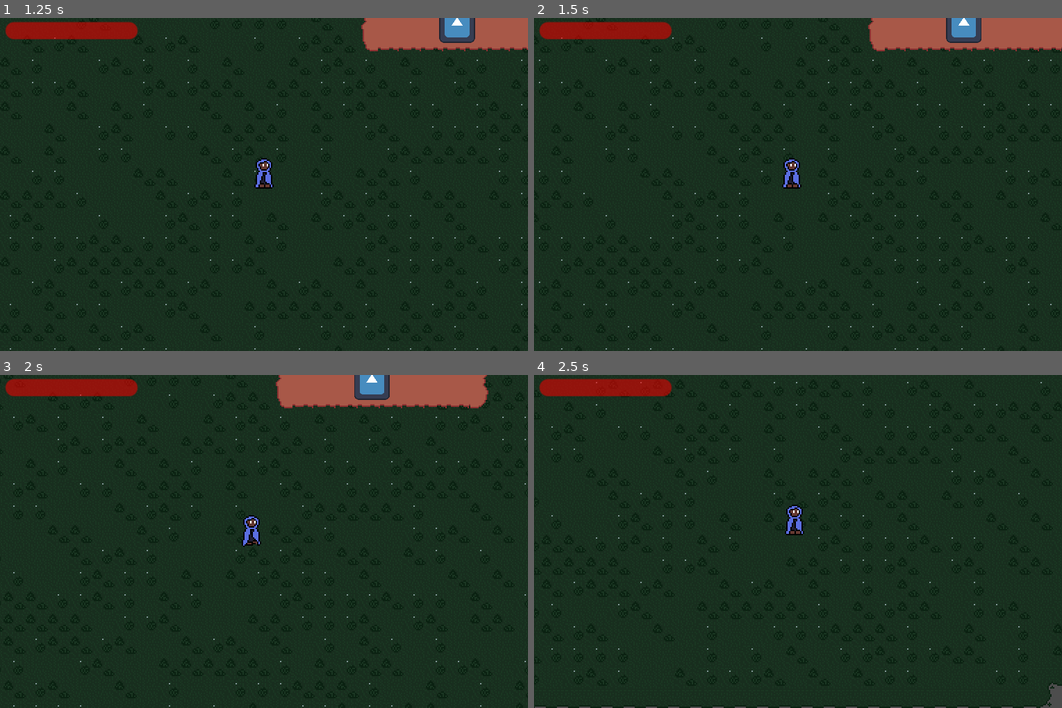
Above: before the commit, frames 1-4 (two rows, left to right).
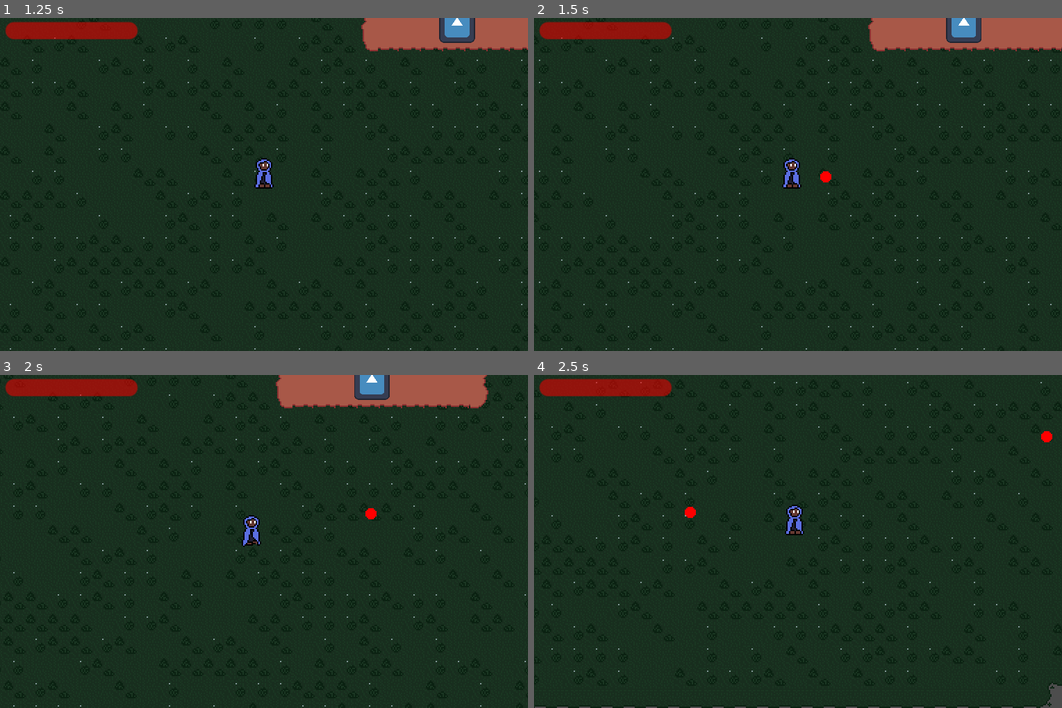
Above: after the commit, the same moments.

Repository: quellus/Mycoflora
Game: Godot game, scene res://scenes/main.tscn
Two runs of this game, one before a commit and one after it. Both use one fixed random seed, a clock stepped at 60 frames per second and the inputs below. The engine's default icon, where the game draws it, is replaced by a stand-in: a white triangle on a blue panel in a dark square.
Inputs (mouse positions are in pixels of both pictures, inside the frame that each line leads up to):
- Up to frame 1 (1.25 s): click "Play" at 0.5 s
- Up to frame 2 (1.5 s): tap Enter at 1.25 s; move the mouse to (914, 167) at 1.27 s; press the mouse at (914, 167) at 1.28 s; hold D (right) from 1.28 s (still down)
- Up to frame 3 (2 s): keep holding D (right)
- Up to frame 4 (2.5 s): move the mouse to (692, 558) at 2.02 s; release D (right) at 2.03 s; release the mouse at (692, 558) at 2.03 s; hold S (down) from 2.03 s (still down); click (692, 558) at 2.1 s

Frame 1 is identical in both runs. In frame 2, less than 0.1% of the frame differs, in the area x 54-57%, y 46-50%; in frame 3, less than 0.1%; in frame 4, 0.1%, in the area x 28-99%, y 16-43%.

Commit message:
Got fireballs working!

Diff:
--- a/scenes/fireball.gd
+++ /dev/null
@@ -1,17 +0,0 @@
-class_name Projectile extends CharacterBody2D
-
-const FIREBALL_SCENE = preload("res://scenes/fireball.tscn")
-
-var movement_direction: Vector2
-var movement_speed: float = 100
-
-static func new_projectile(new_movement_direction: Vector2, new_movement_speed: float, damage: float) -> Projectile:
-	var fireball_instance = FIREBALL_SCENE.instantiate()
-	fireball_instance.movement_speed = new_movement_speed
-	fireball_instance.movement_direction = new_movement_direction
-	#fireball_instance.hurt_box.damage = damage
-	return fireball_instance
-
-func _physics_process(delta):
-	velocity = movement_direction * movement_speed
-	move_and_slide()
--- a/scenes/fireball.tscn
+++ b/scenes/fireball.tscn
@@ -1,17 +1,30 @@
-[gd_scene load_steps=4 format=3 uid="uid://3eb6gibj5wnb"]
+[gd_scene load_steps=6 format=3 uid="uid://dwek3c8ak2v5r"]
 
 [ext_resource type="Texture2D" uid="uid://cffya47l0gqu7" path="res://assets/fireball.png" id="1_725db"]
-[ext_resource type="Script" path="res://scenes/fireball.gd" id="1_cnwj1"]
+[ext_resource type="Script" path="res://scripts/fireball.gd" id="1_q1l34"]
+[ext_resource type="Script" path="res://scripts/HurtBox.gd" id="3_8u471"]
 
 [sub_resource type="CircleShape2D" id="CircleShape2D_x8fnv"]
 radius = 4.0
 
+[sub_resource type="CircleShape2D" id="CircleShape2D_m4gf6"]
+radius = 7.0
+
 [node name="Fireball" type="CharacterBody2D"]
 z_index = 1
-script = ExtResource("1_cnwj1")
+collision_layer = 2
+collision_mask = 2
+script = ExtResource("1_q1l34")
 
 [node name="CollisionShape2D" type="CollisionShape2D" parent="."]
 shape = SubResource("CircleShape2D_x8fnv")
 
 [node name="Sprite2D" type="Sprite2D" parent="."]
 texture = ExtResource("1_725db")
+
+[node name="HurtBox" type="Area2D" parent="."]
+script = ExtResource("3_8u471")
+entity = "Player"
+
+[node name="CollisionShape2D" type="CollisionShape2D" parent="HurtBox"]
+shape = SubResource("CircleShape2D_m4gf6")
--- a/scenes/main.tscn
+++ b/scenes/main.tscn
@@ -1,6 +1,6 @@
 [gd_scene load_steps=2 format=3 uid="uid://b80u8k358oc5c"]
 
-[ext_resource type="Script" path="res://scenes/main.gd" id="1_uaw4h"]
+[ext_resource type="Script" path="res://scripts/main.gd" id="1_uaw4h"]
 
 [node name="Main" type="Control"]
 layout_mode = 3
--- a/scripts/Player.gd
+++ b/scripts/Player.gd
@@ -60,7 +60,7 @@
 
 
 func _on_hurt_detector_area_entered(area):
-	if area is HurtBox and !is_ancestor_of(area):
+	if area is HurtBox and !is_ancestor_of(area) and area.entity != "Player":
 		take_damage(area.global_position)
 
 
--- /dev/null
+++ b/scripts/fireball.gd
@@ -0,0 +1,14 @@
+class_name Projectile extends CharacterBody2D
+
+var movement_direction: Vector2 = Vector2.UP
+var movement_speed: float = 200
+var damage = 5
+
+
+func _ready():
+	$HurtBox.damage = damage
+
+
+func _physics_process(delta):
+	velocity = movement_direction * movement_speed
+	move_and_collide(velocity * delta)
--- a/scripts/weapon.gd
+++ b/scripts/weapon.gd
@@ -1,17 +1,19 @@
 extends Node2D
 
 @onready var swing_timer: Timer = $SwingTimer
+@onready var hurt_box: HurtBox = $HurtBox
 @onready var collision_shape = $HurtBox/CollisionPolygon2D
+
+var fireball_scene: PackedScene = preload("res://scenes/fireball.tscn")
 
 const SWING_SPEED = 0.2
 const ATTACK_SPEED = 0.3
 
 var magic_mode = true
-
 var can_attack = true
 
 func _ready():
-	visible = false
+	hurt_box.visible = false
 	collision_shape.disabled = true
 
 func attack(controller: bool):
@@ -24,16 +26,20 @@
 			direction = global_position.direction_to(get_global_mouse_position())
 			rotation = direction.angle()
 		if magic_mode:
-			var fireball = Projectile.new_projectile(direction, 150, 2)
+			print("spawning fireball")
+			var fireball: Projectile = fireball_scene.instantiate()
+			fireball.movement_direction = direction
+			fireball.movement_speed = 200
+			fireball.damage = 5
+			get_tree().root.add_child(fireball)
 			fireball.global_position = $HurtBox.global_position
-			add_child(fireball)
 		else:
-			visible = true
+			hurt_box.visible = true
 			collision_shape.disabled = false
 		swing_timer.start(SWING_SPEED)
 		can_attack = false
 
 func _on_swing_timer_timeout():
-	visible = false
+	hurt_box.visible = false
 	collision_shape.disabled = true
 	can_attack = true
Renamed: scenes/main.gd -> scripts/main.gd
